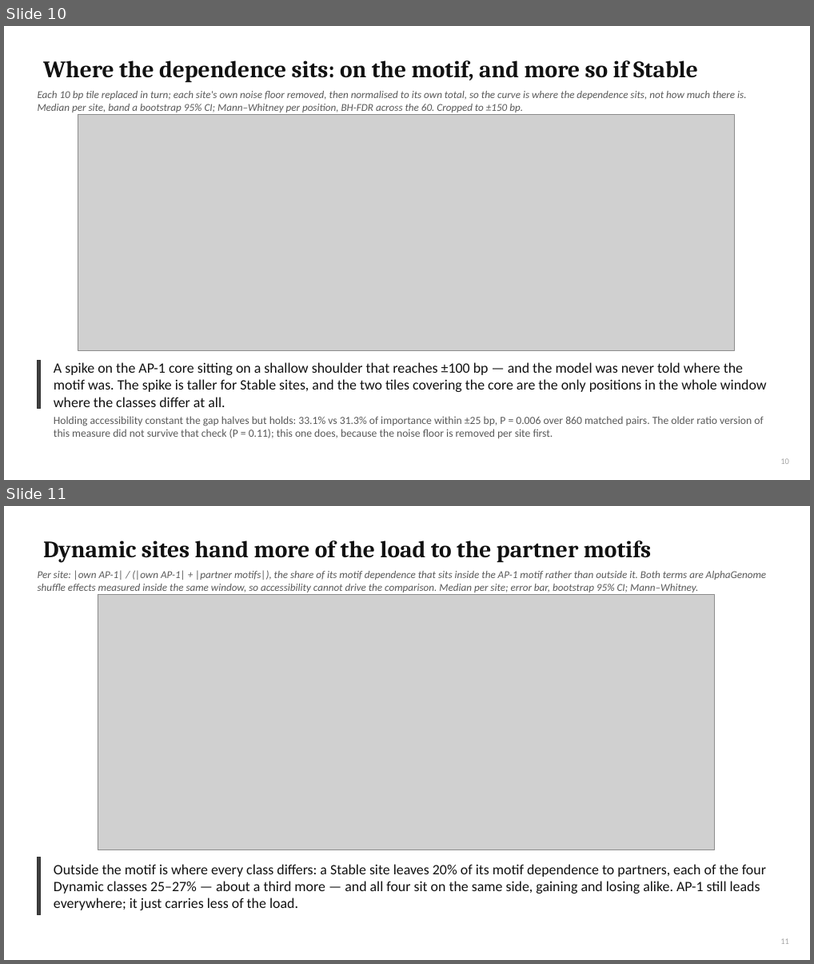
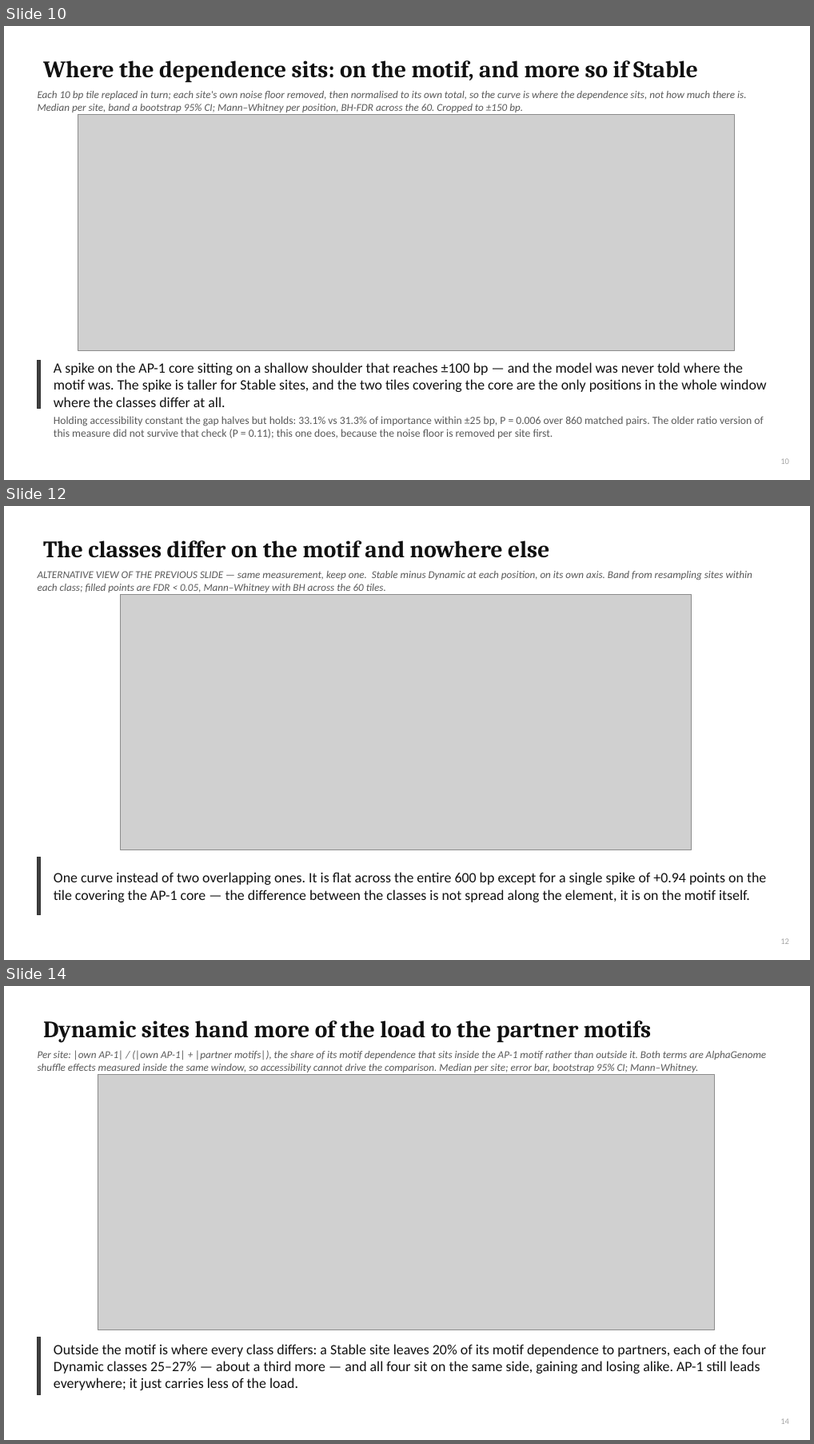
Before and after one commit to cytokine4242/Alpha_Genome_Ap1, a slide deck: Analysis/AP1_fibroblast_lab_meeting.pptx. Shown one above the other, each under a label of ours: slides 10 and 11 before the commit, slides 10, 12 and 14 after it; the slides between them are not shown. The pictures are 814x964 and 814x1444 pixels, drawn with LibreOffice and Linux fonts; fonts in the diff are those of the drawing; grey boxes stand for pictures. Boxes give left, top, right and bottom in pixels: in the first picture for what was removed or moved away, otherwise in the second. Text is boxed around its words. In the diff, an @@ line names an element or a change of style, - is before the commit and + after.

```diff
--- a/Analysis/AP1_fibroblast_lab_meeting.pptx
+++ b/Analysis/AP1_fibroblast_lab_meeting.pptx
@@ slide 12 added at (x1=4, y1=506, x2=810, y2=960), background #FFFFFF @@
@@ title added at (x1=43, y1=540, x2=550, y2=558), 28 pt, text #111111, bold @@
+The classes differ on the motif and nowhere else
@@ text added at (x1=38, y1=571, x2=753, y2=592), 12.5 pt, text #595959, italic @@
+ALTERNATIVE VIEW OF THE PREVIOUS SLIDE — same measurement, keep one. Stable minus Dynamic at each position, on its own axis. Band from resampling sites within each class; filled points are FDR < 0.05, Mann–Whitney with BH across the 60 tiles.
@@ picture added at (x1=121, y1=594, x2=692, y2=850) @@
@@ rectangle added at (x1=38, y1=857, x2=41, y2=914), fill #3F3F3F, outline #333333 1 pt @@
@@ text added at (x1=54, y1=872, x2=766, y2=902), 17 pt, text #111111 @@
+One curve instead of two overlapping ones. It is flat across the entire 600 bp except for a single spike of +0.94 points on the tile covering the AP-1 core — the difference between the classes is not spread along the element, it is on the motif itself.
@@ page number added at (x1=781, y1=938, x2=790, y2=944), 10 pt, text #A6A6A6 @@
+12
@@ what was slide 11 is now slide 14 @@
@@ page number at (x1=781, y1=1418, x2=790, y2=1424): text changed @@
-11
+14
```
Also in this commit, not shown: 2 other slides added, 3 other files.
